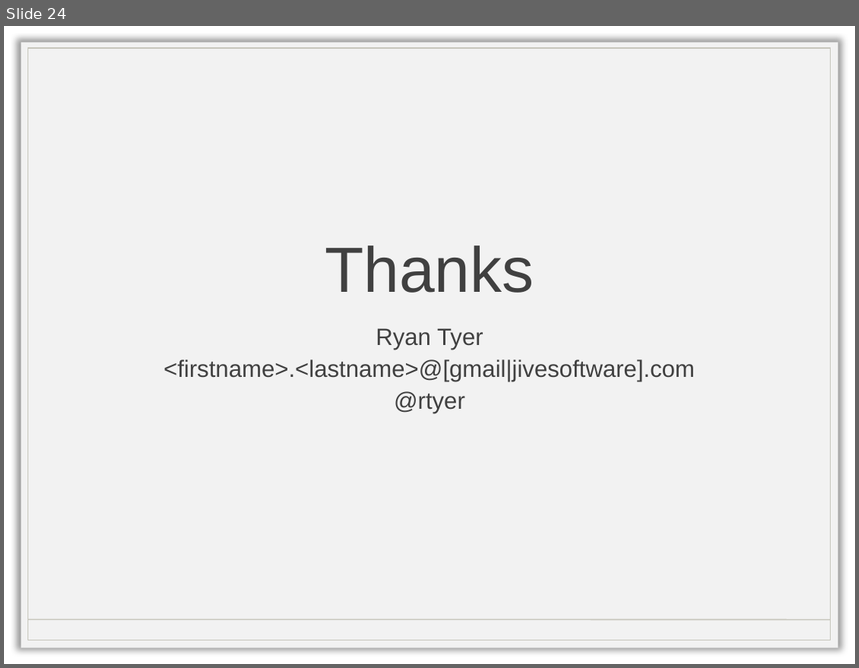
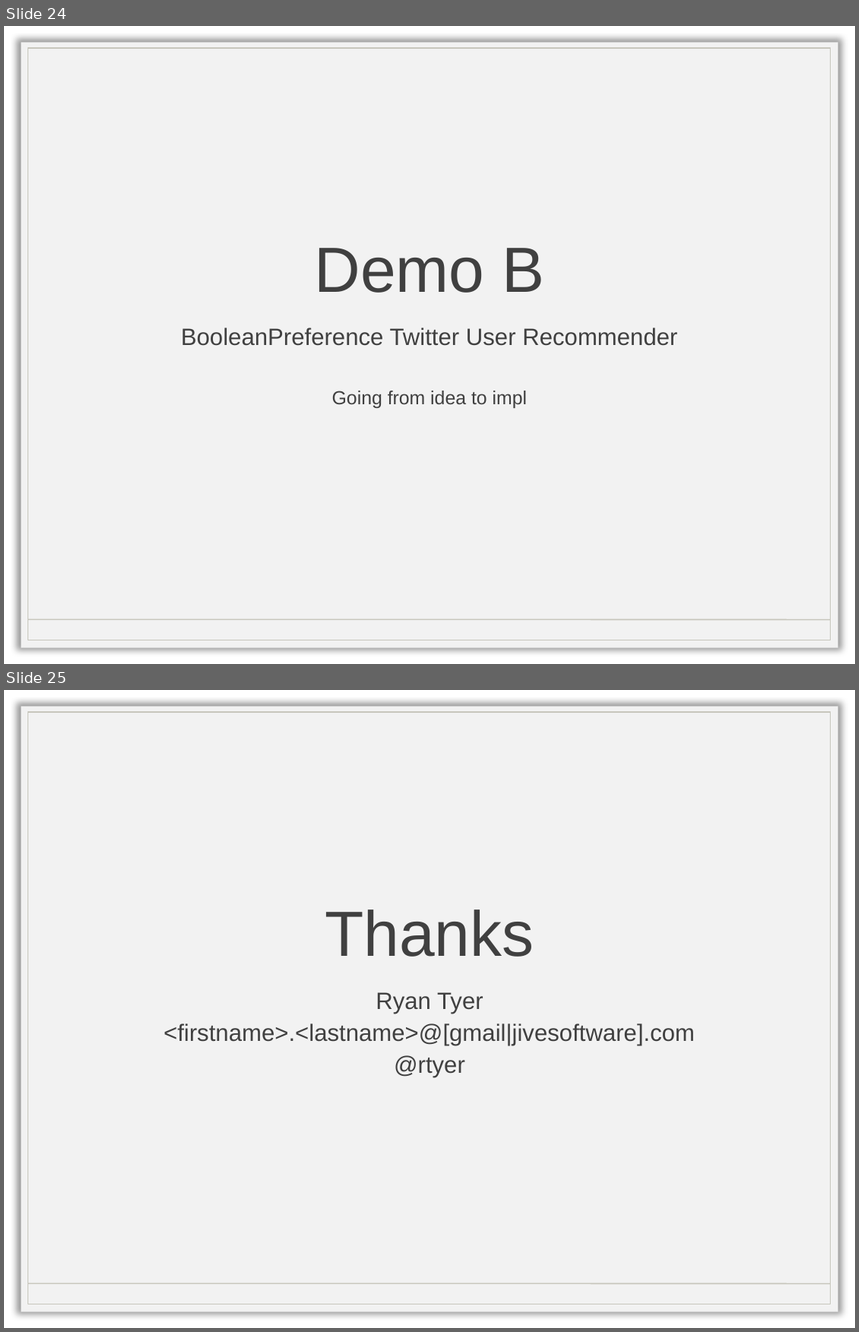
Before and after one commit to rtyer/ml_at_scale_with_mahout, a slide deck: mahout.pptx. Shown one above the other, each under a label of ours: slide 24 before the commit, slides 24 and 25 after it. The pictures are 859x668 and 859x1332 pixels, drawn with LibreOffice and Linux fonts; fonts in the diff are those of the drawing; background and template pictures are left out. Boxes give left, top, right and bottom in pixels: in the first picture for what was removed or moved away, otherwise in the second. Text is boxed around its words. In the diff, an @@ line names an element or a change of style, - is before the commit and + after.

Commit message:
some slide work...adding second demo slide and cleaning up formatting

```diff
--- a/mahout.pptx
+++ b/mahout.pptx
@@ slide 24 added at (x1=4, y1=26, x2=855, y2=664), background picture (left out); not listed: 3 template elements that a slide beside it also shows @@
@@ title added at (x1=314, y1=248, x2=545, y2=293), 54 pt, text #404040 @@
+Demo B
@@ text added at (x1=181, y1=328, x2=677, y2=408), 20 pt, text #404040 @@
+BooleanPreference Twitter User Recommender
+Going from idea to impl
@@ what was slide 24 is now slide 25 @@
```
Also in this commit, not shown: 3 slides changed.
